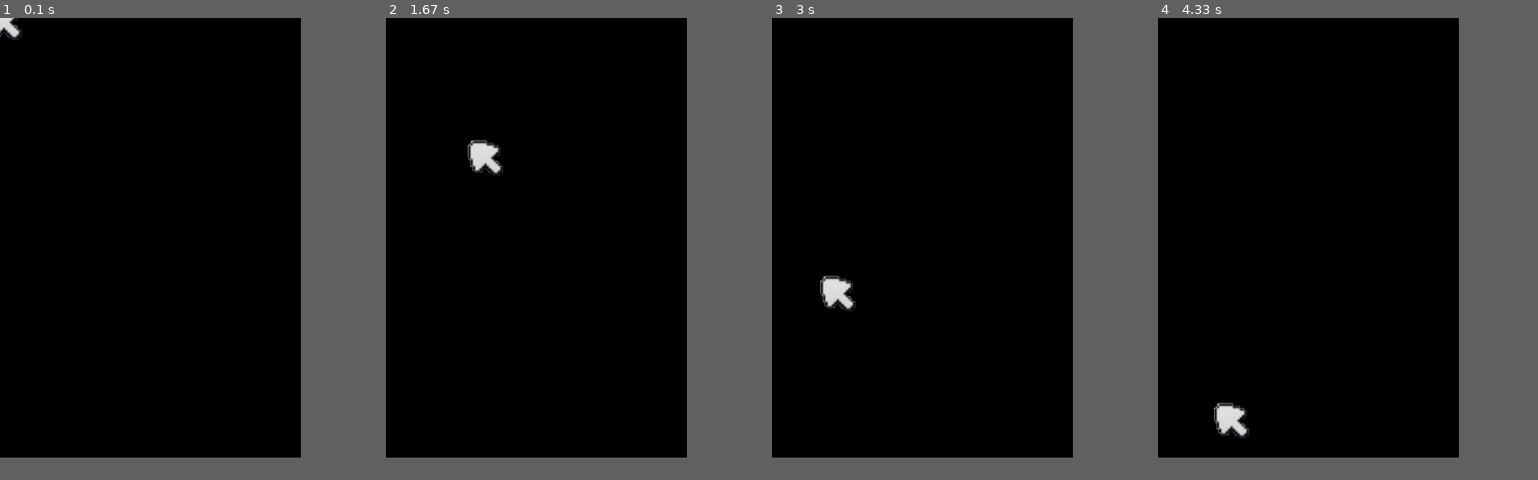
Above: before the commit, frames 1-4 (left to right).
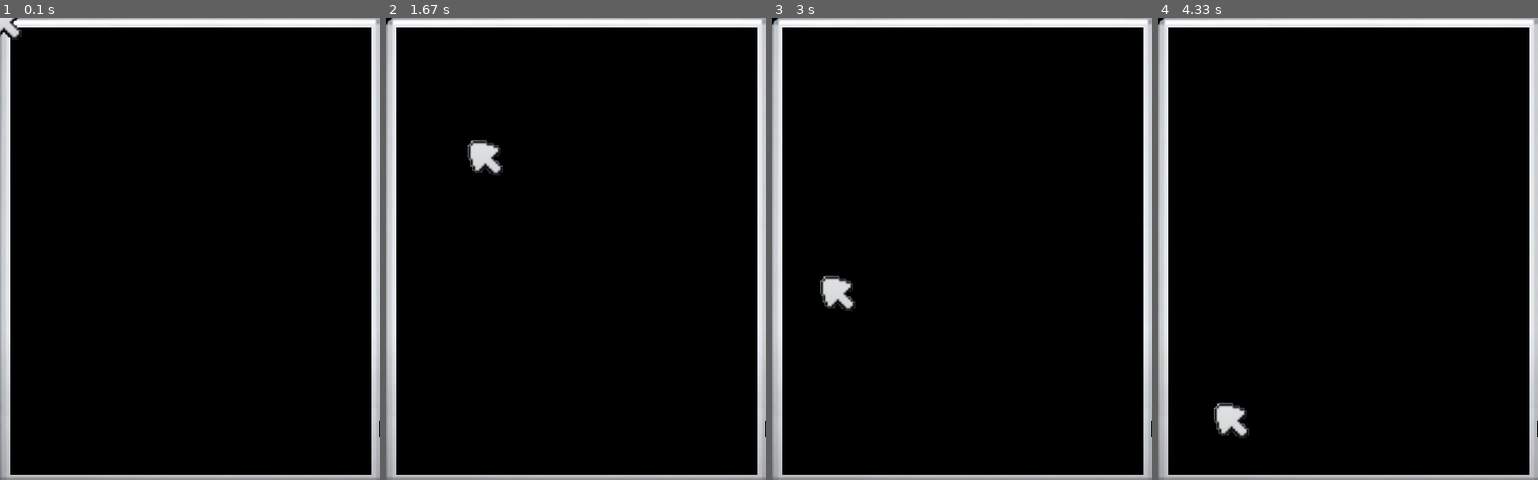
Above: after the commit, the same moments.

Repository: N3dal/Richard-Watterson-Calculator
Game: pygame game, started from pygame_version.py
Same seed, same stepped clock (60 frames per second), same inputs: the game is played once before the commit and once after it.
Inputs (mouse positions are in pixels of both pictures, inside the frame that each line leads up to):
- Up to frame 1 (0.1 s): no input
- Up to frame 2 (1.67 s): click (576, 249) at 0.38 s; click (614, 350) at 0.72 s; click (712, 410) at 1.05 s; click (484, 156) at 1.38 s
- Up to frame 3 (3 s): click (962, 304) at 1.72 s; click (908, 151) at 2.05 s; click (1095, 369) at 2.38 s; click (836, 295) at 2.72 s
- Up to frame 4 (4.33 s): click (1237, 161) at 3.05 s; click (1256, 327) at 3.38 s; click (1484, 355) at 3.72 s; click (1230, 419) at 4.05 s
In our replay, the window is 350x512 before the commit and 442x538 after it. These sizes can differ from the game's own. Grey fills any space a smaller window leaves; there, only what the larger window draws over its background counts as a difference.

The runs differ from the first frame. In frame 1, 7.8% of the frame differs, in the area x 0-100%, y 0-100%; in frame 2, 8.0%; in frame 3, 8.0%; in frame 4, 8.0%.

Commit message:
added calcualtor frame

Diff:
--- a/pygame_version.py
+++ b/pygame_version.py
@@ -22,7 +22,7 @@
         The main window for the calculator;
     """
 
-    SIZE = [350, 512]
+    SIZE = [442, 538]
     WIDTH, HEIGHT = SIZE
 
     BACKGROUND_COLOR = (0, 0, 0)
@@ -31,6 +31,7 @@
     TITLE = "Calculator"
 
     CURSOR_IMAGE = pygame.image.load(r"./pictures/cursor/cursor.png")
+    FRAME_IMAGE = pygame.image.load(r"./pictures/frame.png")
 
     def __init__(self, *args):
 
@@ -52,6 +53,7 @@
         """
 
         self.window.fill(Calculator.BACKGROUND_COLOR)
+        self.window.blit(Calculator.FRAME_IMAGE, (0, 0))
         self.draw_cursor()
 
         pygame.display.update()
